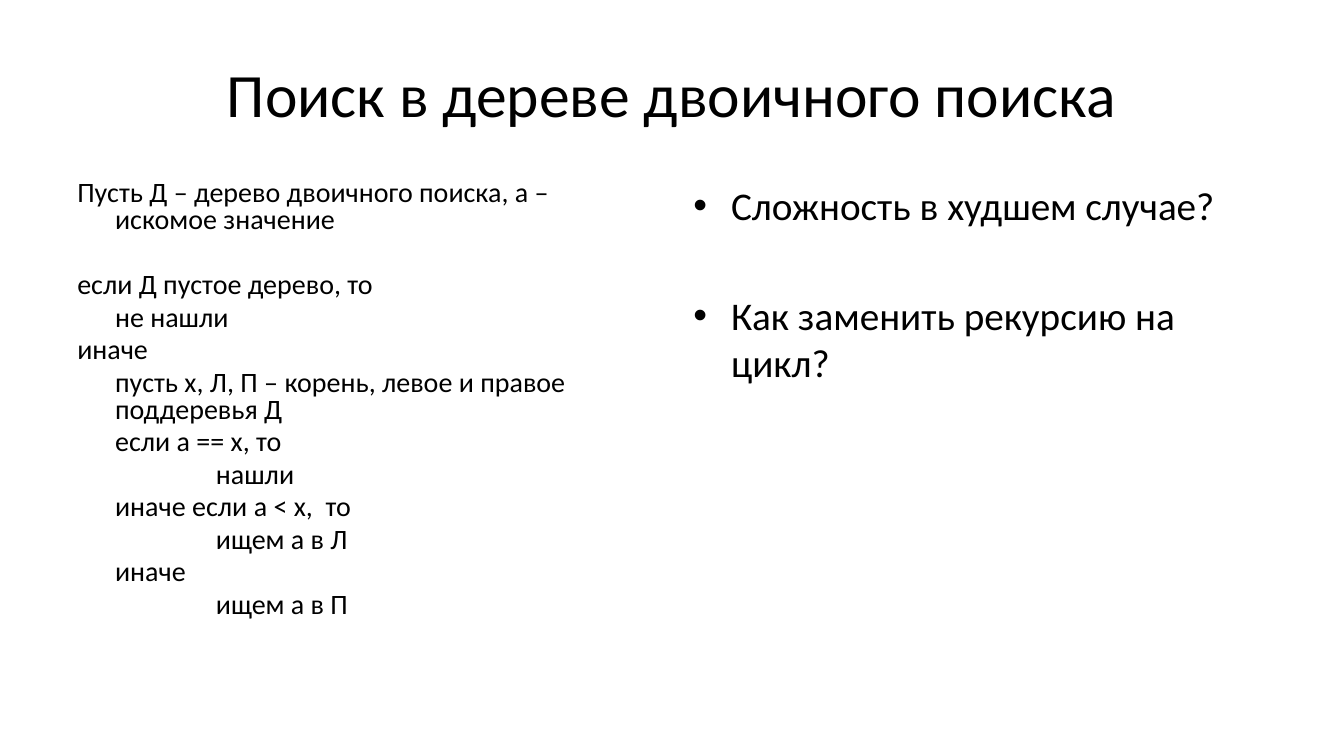
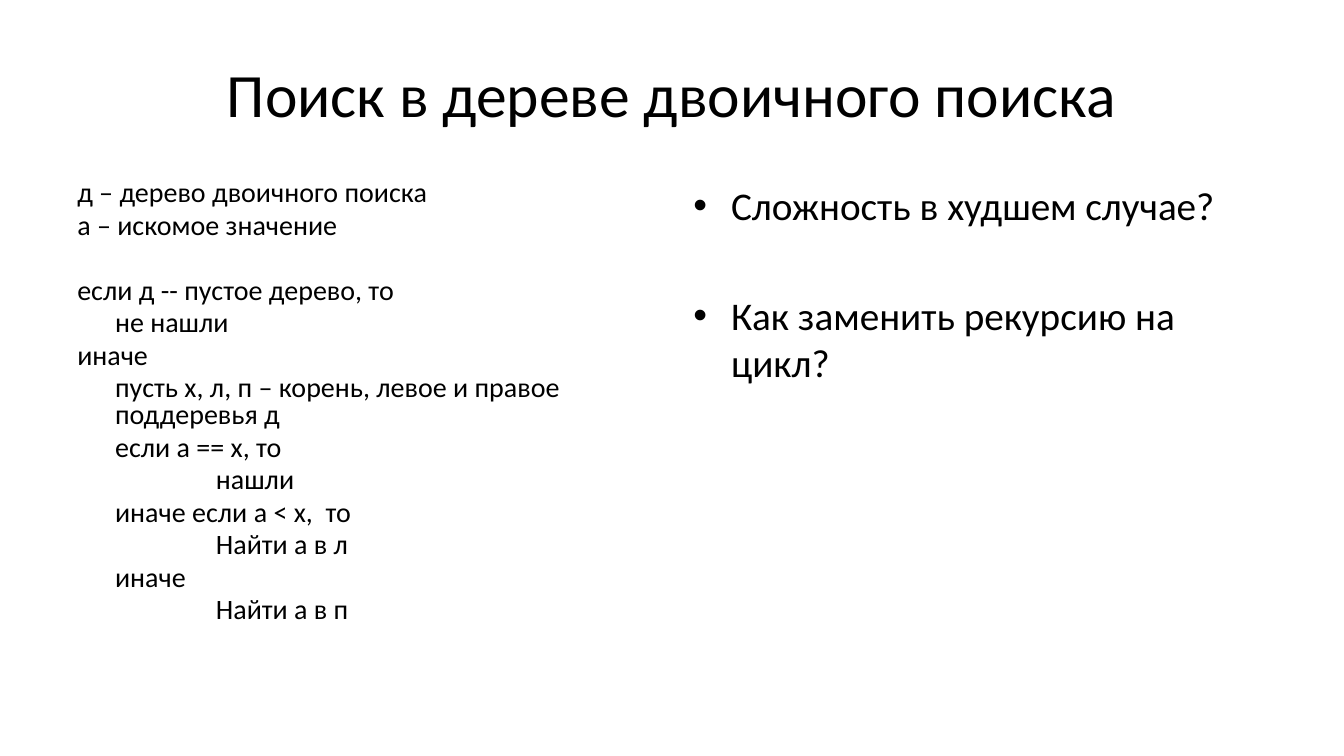
Before and after one commit to Evgueni-Petrov-aka-espetrov/Algorithms-and-Programming-in-C-pptx, a slide deck: slide 18 of 11 Деревья.pptx (slide 17 before the commit). Drawn at 1344x756 pixels with LibreOffice and Linux fonts; fonts in the diff are those of the drawing. Boxes give left, top, right and bottom in pixels: in the first picture for what was removed or moved away, otherwise in the second. Text is boxed around its words. In the diff, an @@ line names an element or a change of style, - is before the commit and + after.

Commit message:
назвал переменные в алг вставки в АВЛ дерево так же, как в ДДП

```diff
--- a/11 Деревья.pptx
+++ b/11 Деревья.pptx
@@ text at box(77, 188, 427, 305): text changed @@
-Пусть Д – дерево двоичного поиска, а – искомое значение
-если Д пустое дерево, то
+д – дерево двоичного поиска
+а – искомое значение
+если д -- пустое дерево, то
@@ text at box(115, 383, 560, 429): text changed @@
-пусть х, Л, П – корень, левое и правое поддеревья Д
+пусть х, л, п – корень, левое и правое поддеревья д
@@ text at box(216, 535, 348, 555): text changed @@
-ищем а в Л
+Найти а в л
@@ text at box(216, 600, 349, 620): text changed @@
-ищем а в П
+Найти а в п
```
Also in this commit, not shown: 5 other slides changed, 1 slide added.
